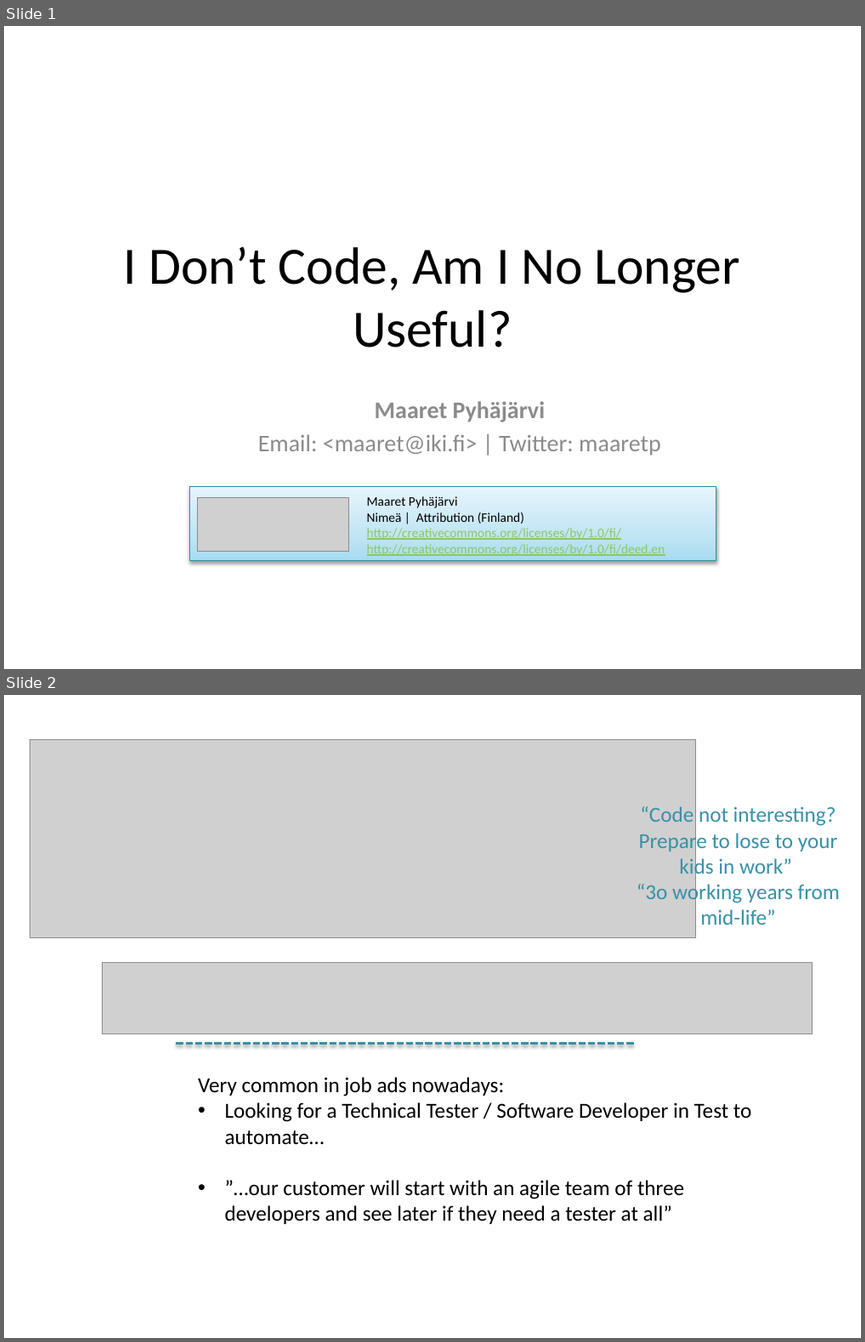
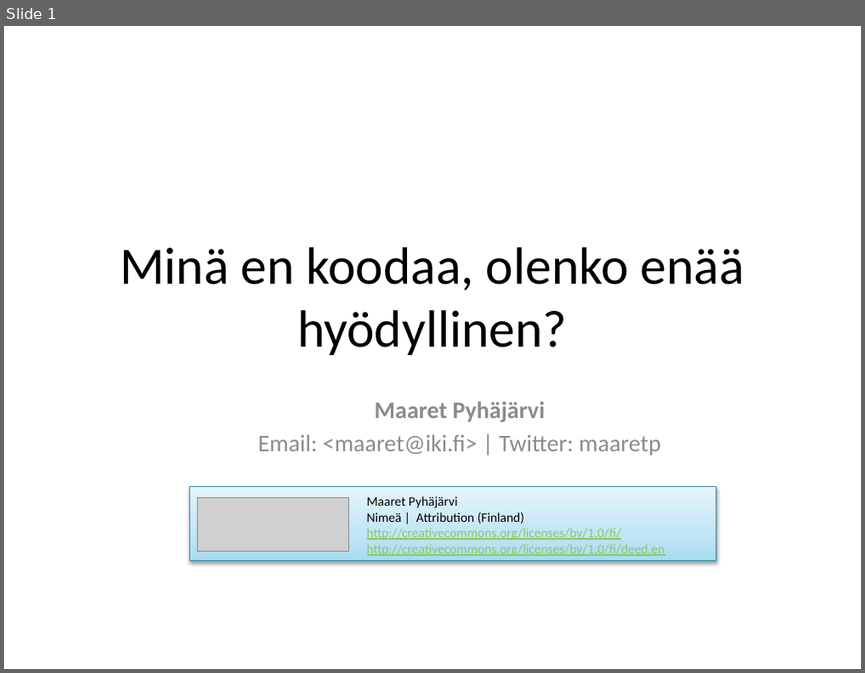
Before and after one commit to maaretp/IDoNotCodeTalk, a slide deck: IDon'tCode.pptx. Shown one above the other, each under a label of ours: slides 1 and 2 before the commit, slide 1 after it. The pictures are 865x1342 and 865x673 pixels, drawn with LibreOffice and Linux fonts; fonts in the diff are those of the drawing; grey boxes stand for pictures. Boxes give left, top, right and bottom in pixels: in the first picture for what was removed or moved away, otherwise in the second. Text is boxed around its words. In the diff, an @@ line names an element or a change of style, - is before the commit and + after.

```diff
--- a/IDon'tCode.pptx
+++ b/IDon'tCode.pptx
@@ slide 2 removed at [4,695,861,1338], background #FFFFFF @@
@@ picture removed at [30,739,695,937] @@
@@ text removed at [636,806,840,925] @@
-“Code not interesting? Prepare to lose to your kids in work”
-“3o working years from mid-life”
@@ picture removed at [102,962,812,1033] @@
@@ line removed from (177, 1043) to (635, 1043) @@
@@ text removed at [198,1077,751,1224] @@
-Very common in job ads nowadays:
-• Looking for a Technical Tester / Software Developer in Test to automate…
-• ”…our customer will start with an agile team of three developers and see later if they need a tester at all”
@@ slide 1 changed as well @@
@@ title at [120,247,744,355]: text changed @@
-I Don’t Code, Am I No Longer Useful?
+Minä en koodaa, olenko enää hyödyllinen?
```
Also in this commit, not shown: 3 other slides changed, 6 slides added, 5 other slides removed.
